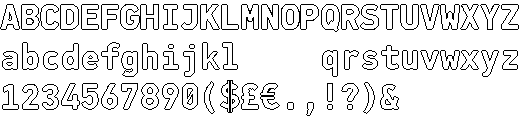
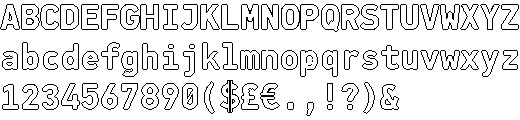
Comparing the layer stacks of the two (520, 120) images. Changes:
painted on "Clipboard" over [213, 50, 318, 77]
